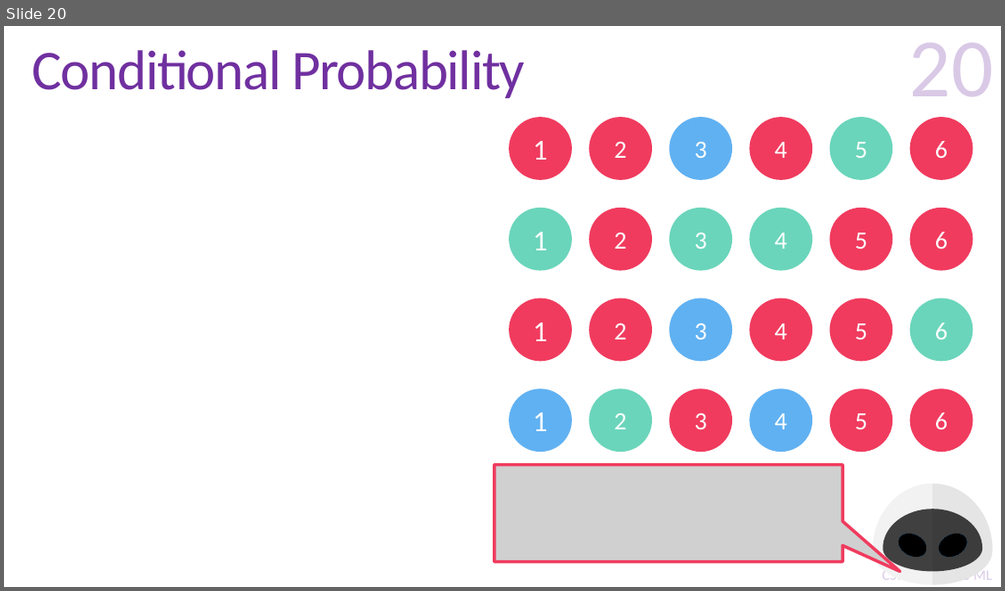
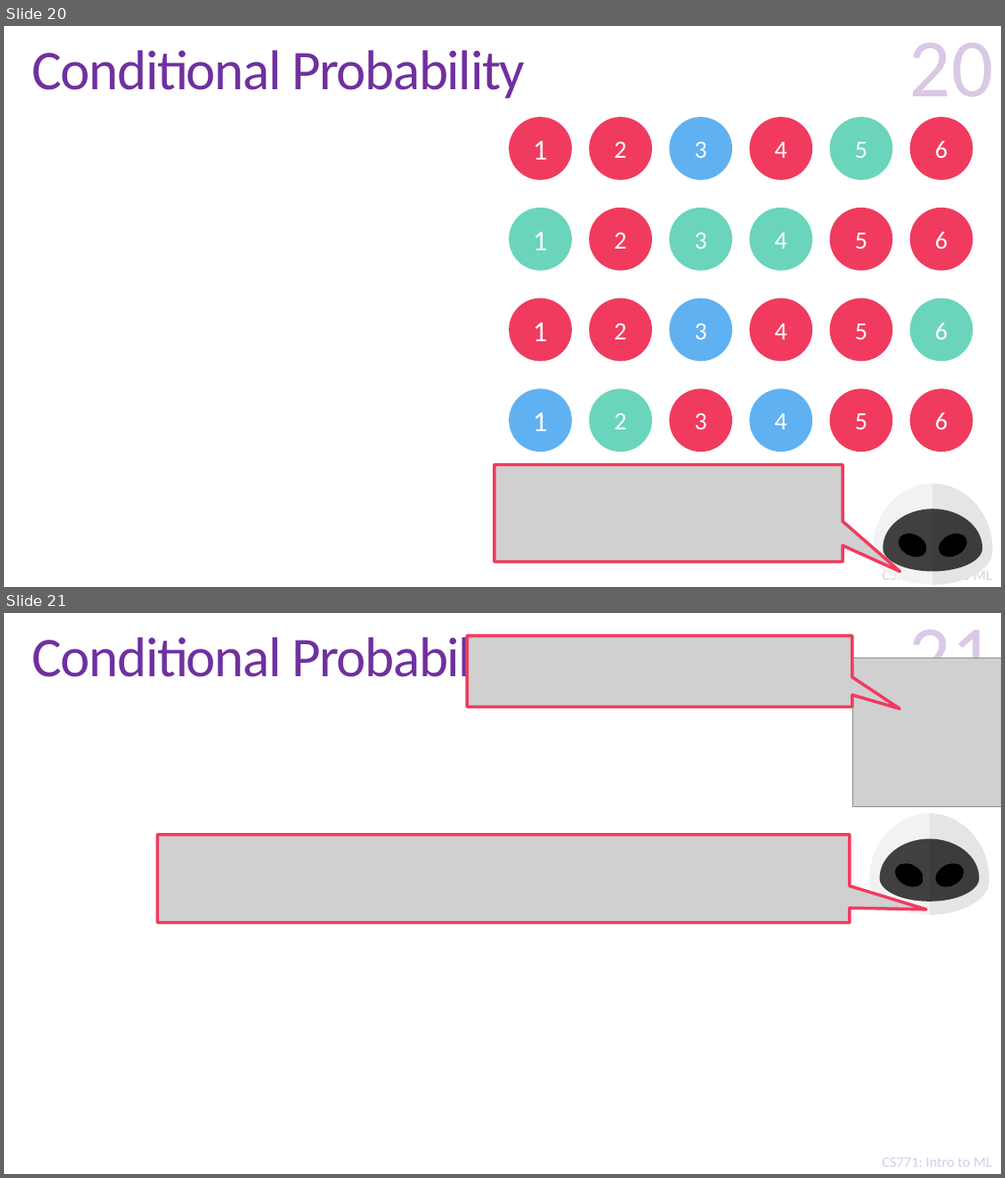
Before and after one commit to purushottamkar/ml19-20w, a slide deck: lecture_slides/12_Probability Refresher.pptx. Shown one above the other, each under a label of ours: slide 20 before the commit, slides 20 and 21 after it. The pictures are 1005x591 and 1005x1178 pixels, drawn with LibreOffice and Linux fonts; fonts in the diff are those of the drawing; grey boxes stand for pictures; background and template pictures are left out. Boxes give left, top, right and bottom in pixels: in the first picture for what was removed or moved away, otherwise in the second. Text is boxed around its words. In the diff, an @@ line names an element or a change of style, - is before the commit and + after.

```diff
--- a/lecture_slides/12_Probability Refresher.pptx
+++ b/lecture_slides/12_Probability Refresher.pptx
@@ slide 21 added at box(4, 613, 1001, 1174), background #FFFFFF; not listed: 2 template elements that a slide beside it also shows @@
@@ title added at box(32, 633, 525, 690), 54 pt, text #7030A0 @@
+Conditional Probability
@@ picture added at box(467, 635, 852, 706) @@
@@ page number added at box(909, 614, 993, 658), 80 pt, text #7030A0 at 25% opacity @@
+21
@@ picture added at box(853, 657, 1001, 807) @@
@@ picture added at box(157, 835, 849, 923) @@
@@ group added at box(869, 813, 989, 915): 3 freeform shapes, 2 ellipses @@
```
Also in this commit, not shown: 8 other slides added.
